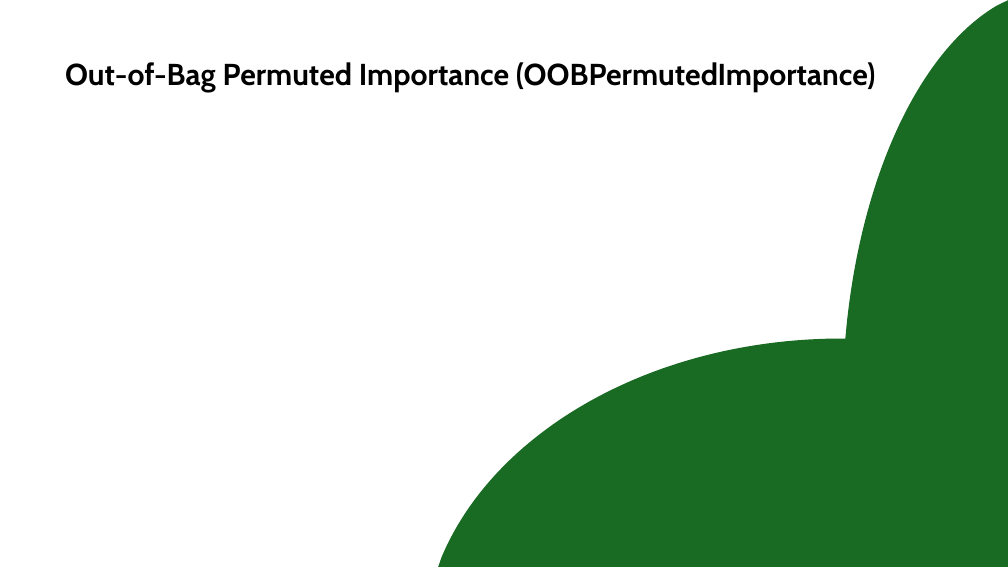
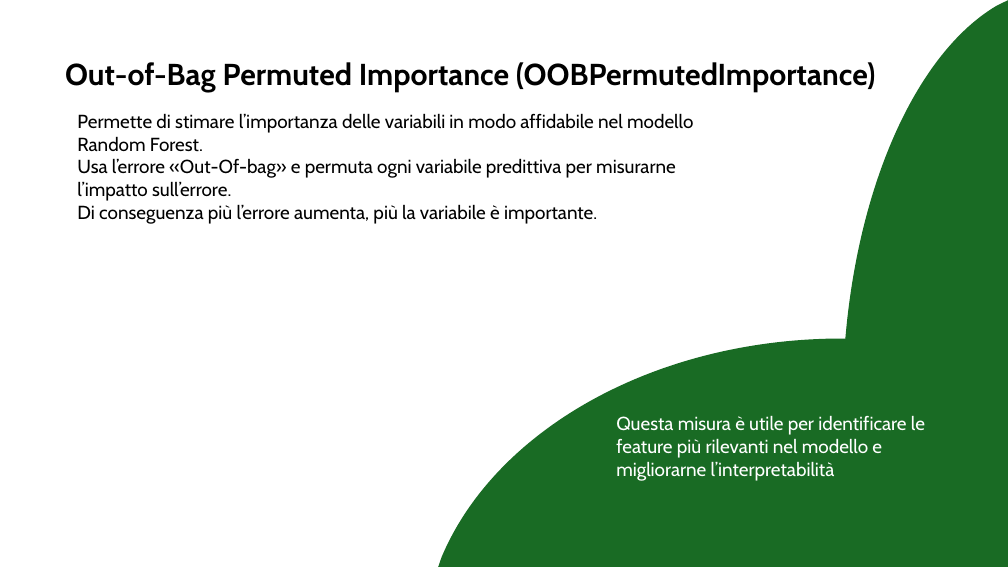
Before and after one commit to aleeteo/leaf_ID, a slide deck: slide 33 of presentazione/ProjectLeafWIP.pptx. Drawn at 1008x567 pixels with LibreOffice and Linux fonts; fonts in the diff are those of the drawing. Boxes give left, top, right and bottom in pixels: in the first picture for what was removed or moved away, otherwise in the second. Text is boxed around its words. In the diff, an @@ line names an element or a change of style, - is before the commit and + after.

Commit message:
Aggiornamento 15

```diff
--- a/presentazione/ProjectLeafWIP.pptx
+++ b/presentazione/ProjectLeafWIP.pptx
@@ text added at [77, 113, 693, 224], 18 pt, text #000000 @@
+Permette di stimare l’importanza delle variabili in modo affidabile nel modello Random Forest.
+Usa l’errore «Out-Of-bag» e permuta ogni variabile predittiva per misurarne l’impatto sull’errore.
+Di conseguenza più l’errore aumenta, più la variabile è importante.
@@ text added at [616, 416, 925, 481], 18 pt, text #FFFFFF @@
+Questa misura è utile per identificare le feature più rilevanti nel modello e migliorarne l’interpretabilità
```
